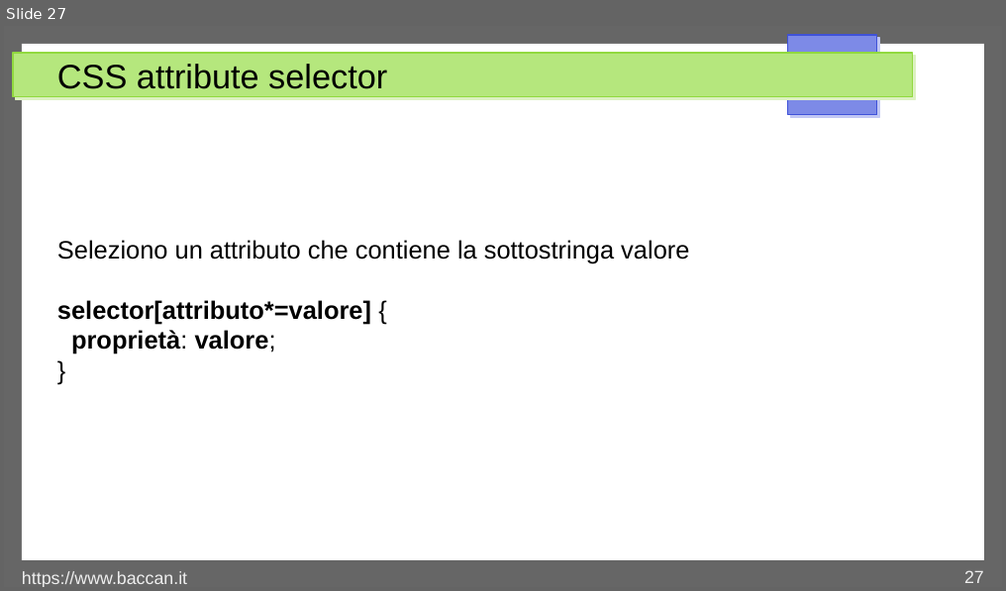
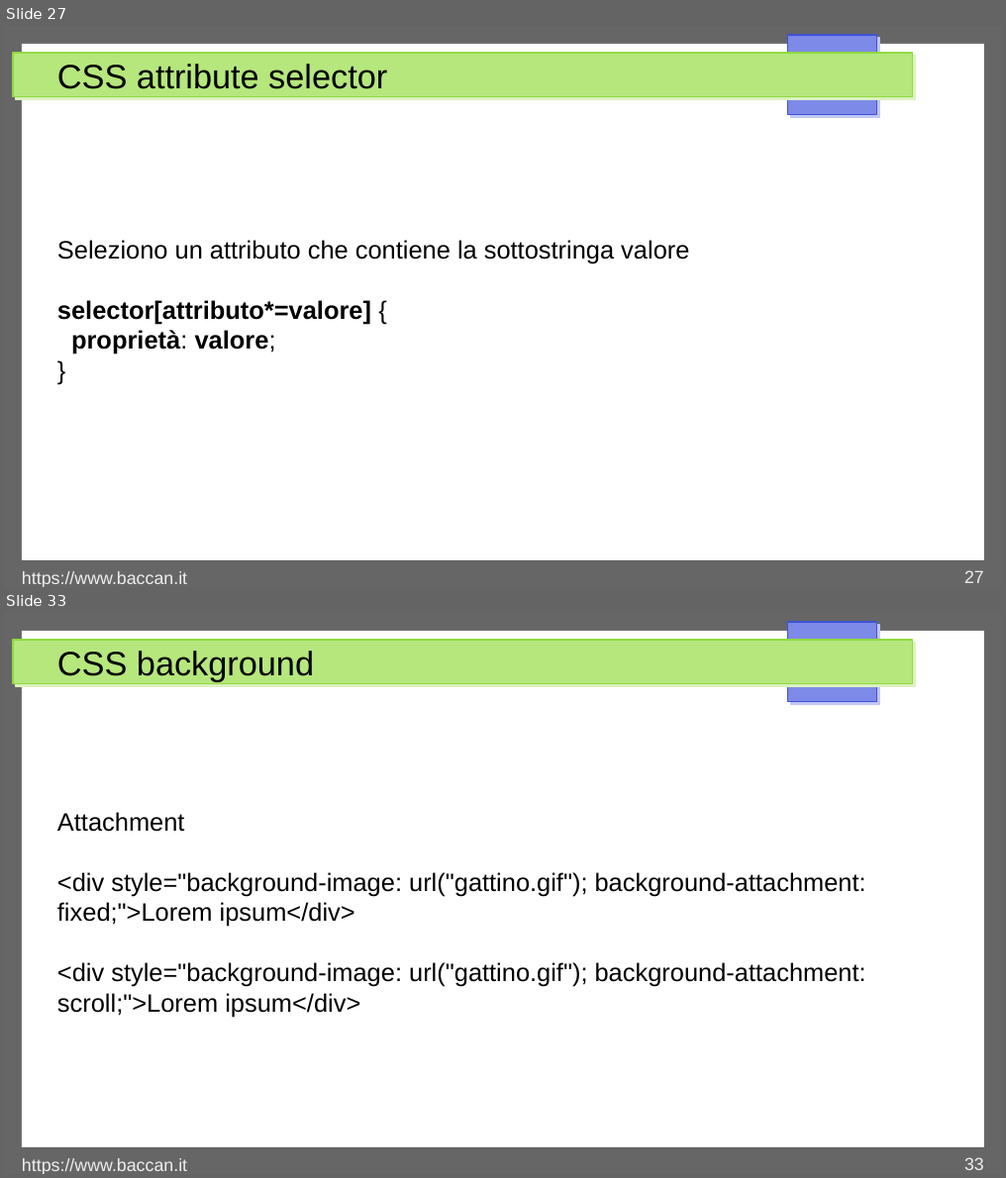
Before and after one commit to matteobaccan/CorsoCSS, a slide deck: Chapter_css.odp. Shown one above the other, each under a label of ours: slide 27 before the commit, slides 27 and 33 after it; the slides between them are not shown. The pictures are 1006x591 and 1006x1178 pixels, drawn with LibreOffice and Linux fonts; fonts in the diff are those of the drawing. Boxes give left, top, right and bottom in pixels: in the first picture for what was removed or moved away, otherwise in the second. Text is boxed around its words. In the diff, an @@ line names an element or a change of style, - is before the commit and + after.

```diff
--- a/Chapter_css.odp
+++ b/Chapter_css.odp
@@ slide 33 added at (x1=4, y1=613, x2=1002, y2=1174), background #FFFFFF; not listed: 4 template elements that a slide beside it also shows @@
@@ title added at (x1=57, y1=651, x2=314, y2=681), 27 pt, text #000000 @@
+CSS background
@@ text added at (x1=57, y1=812, x2=866, y2=1017), 20 pt, text #000000 @@
+Attachment
+<div style="background-image: url("gattino.gif"); background-attachment: fixed;">Lorem ipsum</div>
+<div style="background-image: url("gattino.gif"); background-attachment: scroll;">Lorem ipsum</div>
@@ text added at (x1=22, y1=1158, x2=187, y2=1174), 14 pt, text #EEEEEE @@
+https://www.baccan.it
@@ page number added at (x1=964, y1=1157, x2=984, y2=1170), 14 pt, text #EEEEEE @@
+33
```
Also in this commit, not shown: 5 other slides added, 6 other files.
